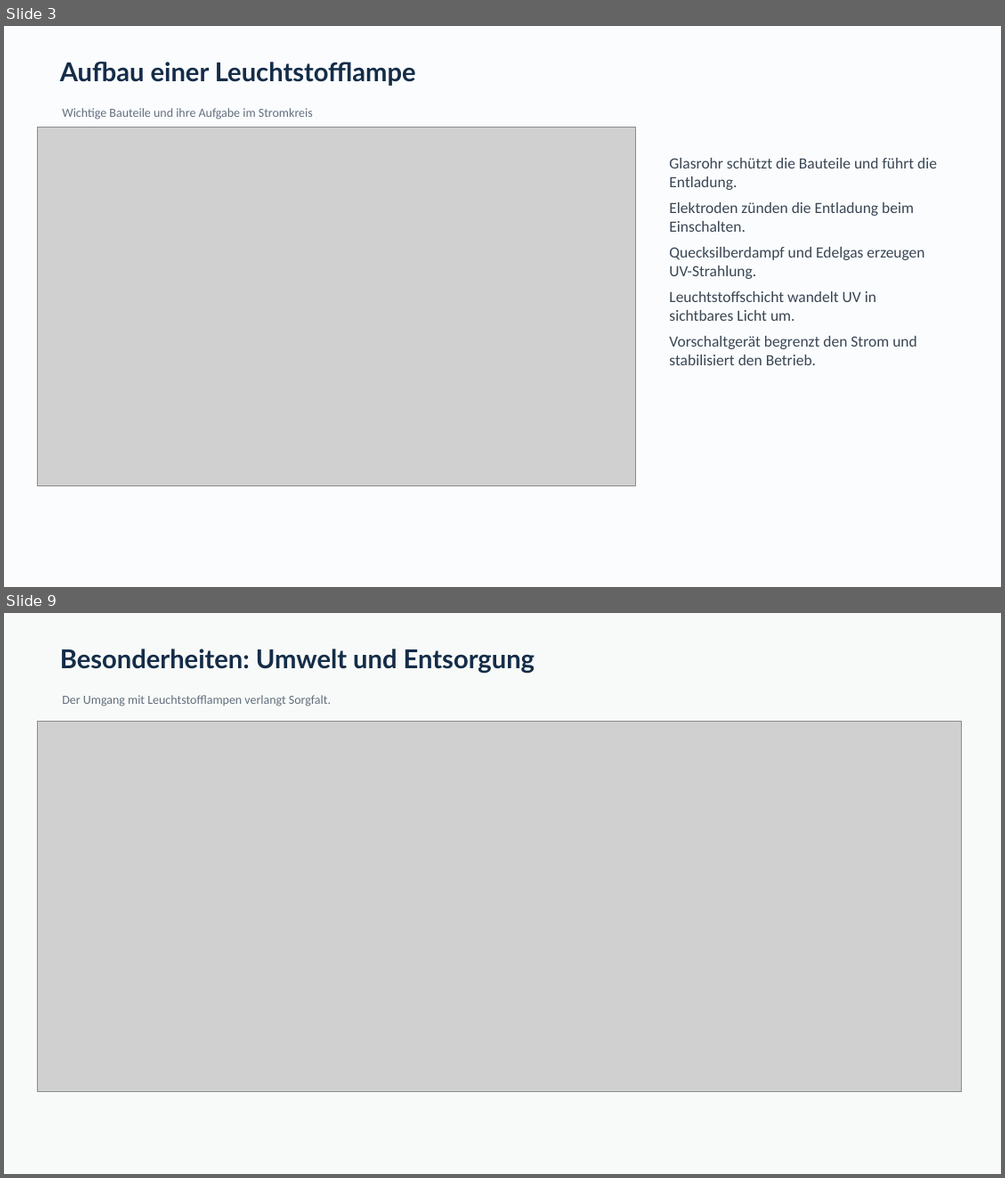
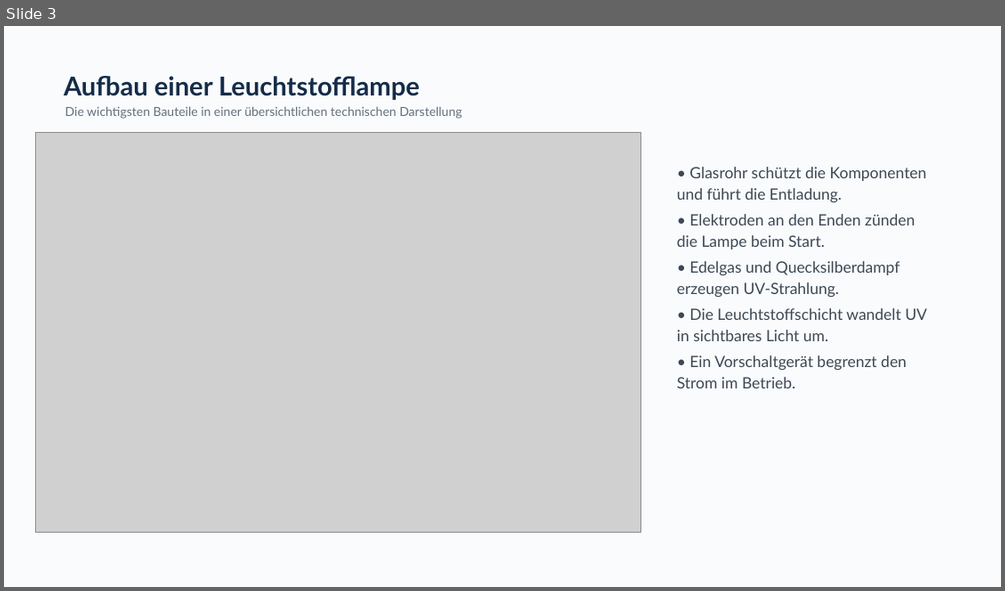
Before and after one commit to tom948899-jpg/Eulen-AGI-v1, a slide deck: Leuchtstofflampen_Praesentation.pptx. Shown one above the other, each under a label of ours: slides 3 and 9 before the commit, slide 3 after it; the slides between them are not shown. The pictures are 1005x1178 and 1005x591 pixels, drawn with LibreOffice and Linux fonts; fonts in the diff are those of the drawing; grey boxes stand for pictures. Boxes give left, top, right and bottom in pixels: in the first picture for what was removed or moved away, otherwise in the second. Text is boxed around its words. In the diff, an @@ line names an element or a change of style, - is before the commit and + after.

```diff
--- a/Leuchtstofflampen_Praesentation.pptx
+++ b/Leuchtstofflampen_Praesentation.pptx
@@ slide 9 removed at [4, 613, 1001, 1174], background #F7FAF8 @@
@@ text removed at [60, 649, 534, 674] @@
-Besonderheiten: Umwelt und Entsorgung
@@ text removed at [62, 695, 331, 706] @@
-Der Umgang mit Leuchtstofflampen verlangt Sorgfalt.
@@ picture removed at [38, 722, 961, 1092] @@
@@ slide 3 changed as well @@
@@ background #FAFCFE to #F9FBFD @@
@@ text "Aufbau einer Leuchtstofflampe": place and size @@
-text "Aufbau einer Leuchtstofflampe" at [60, 62, 416, 86]
+text "Aufbau einer Leuchtstofflampe" at [64, 76, 420, 100]
@@ text "Aufbau einer Leuchtstofflampe" at [64, 76, 420, 100]: line spacing 1 to 1.2 @@
@@ picture: place and size @@
-picture at [38, 127, 636, 486]
+picture at [35, 132, 641, 532]
@@ text at [65, 106, 461, 119]: text changed; font Calibri to Lato; text colour #646F7E to #63707C @@
-Wichtige Bauteile und ihre Aufgabe im Stromkreis
+Die wichtigsten Bauteile in einer übersichtlichen technischen Darstellung
@@ text at [677, 167, 927, 388]: text changed; font Calibri to Lato; text colour #3A4653 to #3C4854 @@
-Glasrohr schützt die Bauteile und führt die Entladung.
-Elektroden zünden die Entladung beim Einschalten.
-Quecksilberdampf und Edelgas erzeugen UV-Strahlung.
-Leuchtstoffschicht wandelt UV in sichtbares Licht um.
-Vorschaltgerät begrenzt den Strom und stabilisiert den Betrieb.
+• Glasrohr schützt die Komponenten und führt die Entladung.
+• Elektroden an den Enden zünden die Lampe beim Start.
+• Edelgas und Quecksilberdampf erzeugen UV-Strahlung.
+• Die Leuchtstoffschicht wandelt UV in sichtbares Licht um.
+• Ein Vorschaltgerät begrenzt den Strom im Betrieb.
```
Also in this commit, not shown: 1 other slide changed, 8 slides added, 7 other slides removed.
